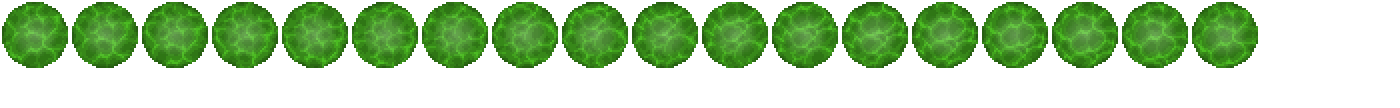
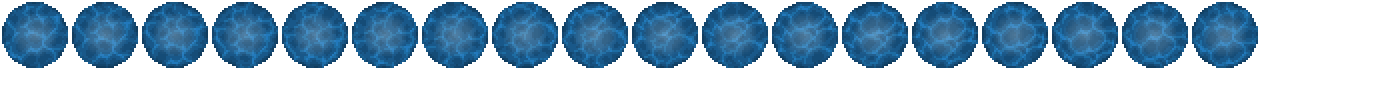
The second 1400px x 108px image is a revision of the first. Changes to its layers:
added layer "Sphere of Water" above "Sphere of Acid" over left=2, top=2, right=1258, bottom=68
renamed "Pasted Layer #8" to "Sphere of Acid", hid it over left=2, top=2, right=1258, bottom=68
